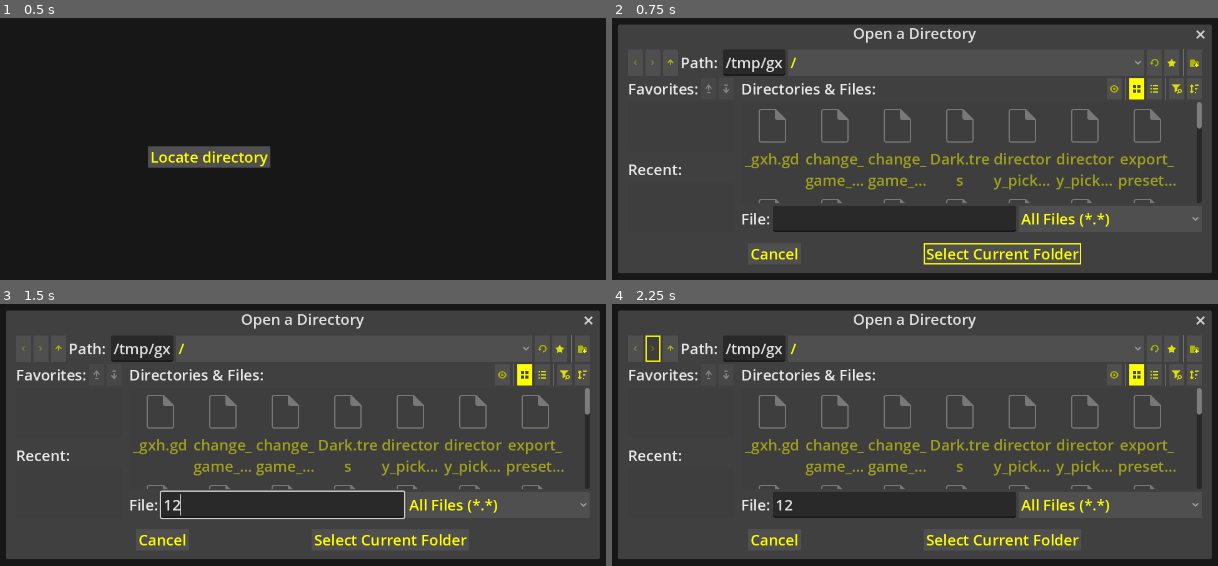
Above: before the commit, frames 1-4 (two rows, left to right).
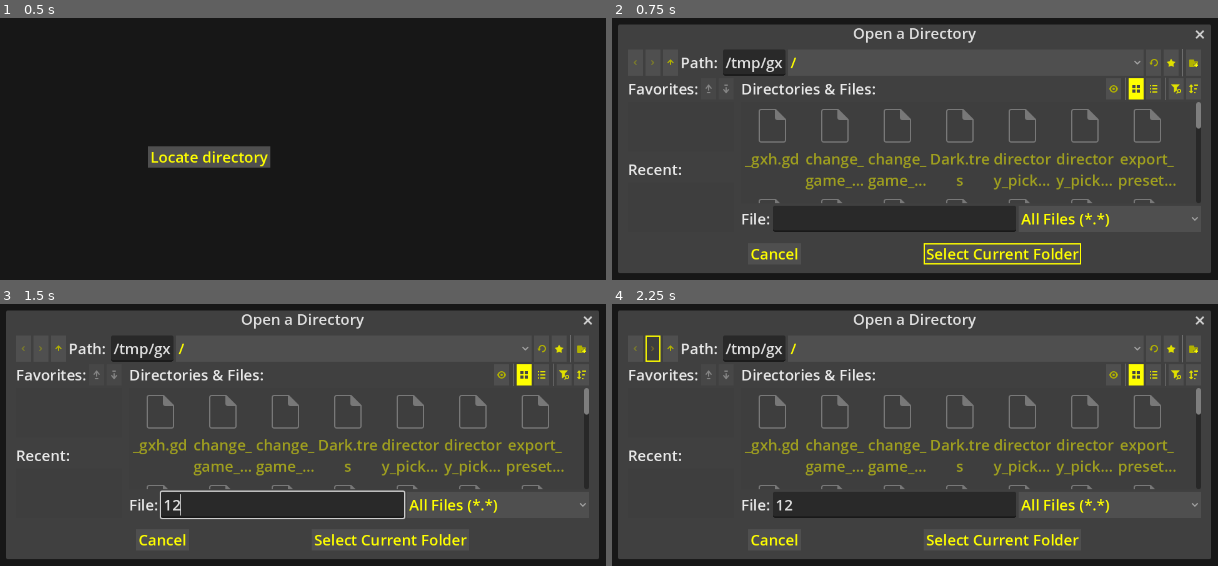
Above: after the commit, the same moments.

Repository: l1chorpe/cyberpunk-log-viewer
Game: Godot game, scene res://MainWindow.tscn
Same seed, same stepped clock (60 frames per second), same inputs: the game is played once before the commit and once after it.
Inputs (mouse positions are in pixels of both pictures, inside the frame that each line leads up to):
- Up to frame 1 (0.5 s): no input
- Up to frame 2 (0.75 s): click "Locate directory" at 0.5 s
- Up to frame 3 (1.5 s): click (284, 505) at 1.27 s; type "12" at 1.35 s
- Up to frame 4 (2.25 s): click (654, 348) at 2 s

Frame 1 is identical in both runs. In frame 2, 0.4% of the frame differs, in the area x 82-100%, y 3-97%; in frame 3, 0.4%; in frame 4, 0.4%.

Commit message:
feat: added button to reload the log list

Diff:
--- a/MainWindow.tscn
+++ b/MainWindow.tscn
@@ -8,6 +8,7 @@
 [ext_resource type="PackedScene" uid="uid://bgrsbih7no468" path="res://log_file_list.tscn" id="4_l4su8"]
 [ext_resource type="Script" uid="uid://bn476lkoin1uo" path="res://view_log_button.gd" id="5_l4su8"]
 [ext_resource type="Script" uid="uid://dimks6a5451b3" path="res://change_game_loc_button.gd" id="8_4y1g4"]
+[ext_resource type="Script" uid="uid://dim0shrt6j588" path="res://reload_log_list_button.gd" id="9_or8l5"]
 
 [node name="MainWindow" type="Control"]
 layout_mode = 3
@@ -111,3 +112,9 @@
 size_flags_horizontal = 4
 text = "Change game location"
 script = ExtResource("8_4y1g4")
+
+[node name="ReloadLogListButton" type="Button" parent="LogFileListContainer/VBoxContainer"]
+layout_mode = 2
+size_flags_horizontal = 4
+text = "Reload list"
+script = ExtResource("9_or8l5")
--- a/log_file_list.gd
+++ b/log_file_list.gd
@@ -21,6 +21,9 @@
 
 
 func find_all_log_files(cyberpunk_directory: String, full_search: bool) -> void:
+    # Clear for when it is reloaded
+    _log_files.clear()
+
     # If toggled, search through the whole game directory
     if full_search:
         _find_log_files_in(cyberpunk_directory)
@@ -55,6 +58,9 @@
         filename = dir.get_next()
 
 func update_displayed() -> void:
+    # Clear list for when it is reloaded
+    clear()
+
     for log_file in _log_files:
         # Add the item and show the full path in the tooltip
         var item_index := add_item(log_file.filename)
--- /dev/null
+++ b/reload_log_list_button.gd
@@ -0,0 +1,9 @@
+extends Button
+
+
+func _ready() -> void:
+    pressed.connect(_button_pressed)
+
+func _button_pressed() -> void:
+    %LogFileList.find_all_log_files(Settings.default_game_path, Settings.default_search_mode)
+    %LogFileList.update_displayed()
Not shown: 1 places in MainWindow.tscn that only renumber resources
Not shown, added: reload_log_list_button.gd.uid
